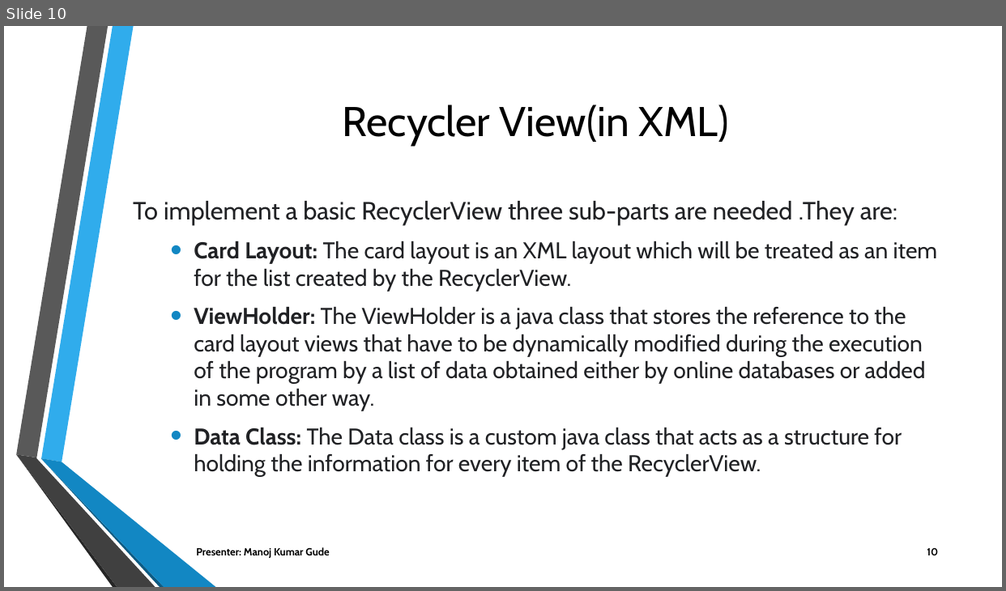
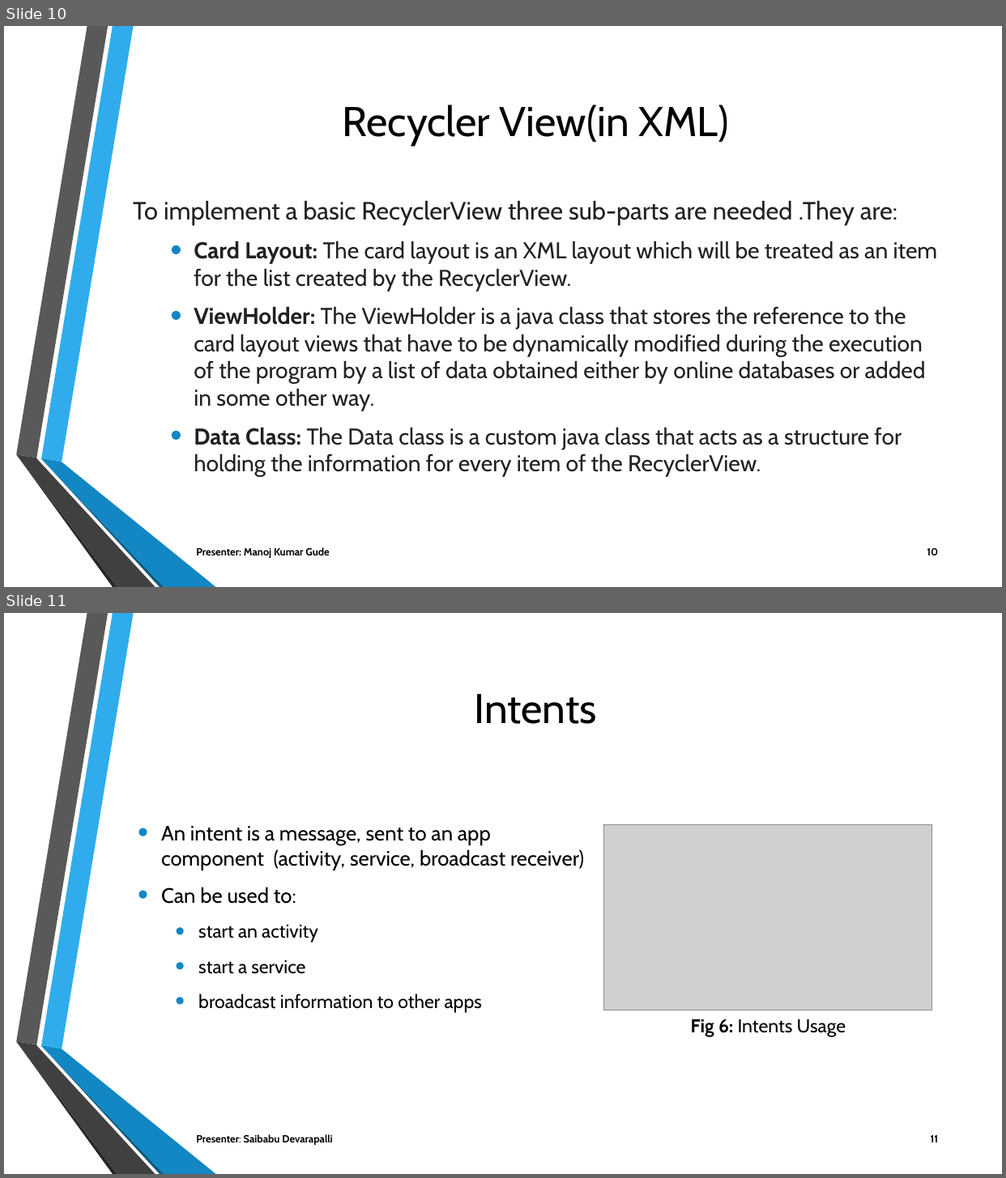
Before and after one commit to Sec03Team05Fall22GDP1/FreebiesforNewbies, a slide deck: Project_Files/Sprint10/FREEBIES FOR NEWBIES Workshop2 (1).pptx. Shown one above the other, each under a label of ours: slide 10 before the commit, slides 10 and 11 after it. The pictures are 1006x591 and 1006x1178 pixels, drawn with LibreOffice and Linux fonts; fonts in the diff are those of the drawing; grey boxes stand for pictures; background and template pictures are left out. Boxes give left, top, right and bottom in pixels: in the first picture for what was removed or moved away, otherwise in the second. Text is boxed around its words. In the diff, an @@ line names an element or a change of style, - is before the commit and + after.

Commit message:
Updated workshop slides on Intents

```diff
--- a/Project_Files/Sprint10/FREEBIES FOR NEWBIES Workshop2 (1).pptx
+++ b/Project_Files/Sprint10/FREEBIES FOR NEWBIES Workshop2 (1).pptx
@@ slide 11 added at box(4, 613, 1002, 1174), background picture (left out); not listed: 6 template elements that a slide beside it also shows @@
@@ title added at box(475, 694, 597, 724), 40 pt, text #000000 @@
+Intents
@@ text added at box(161, 826, 584, 1013), 20 pt, text #000000 @@
+  • An intent is a message, sent to an app component (activity, service, broadcast receiver)
+  • Can be used to:
+    • start an activity
+    • start a service
+    • broadcast information to other apps
@@ picture added at box(603, 825, 931, 1011) @@
@@ text added at box(691, 1020, 846, 1037), 18 pt, text #000000 @@
+Fig 6: Intents Usage
@@ text added at box(196, 1135, 332, 1145), 10 pt, text #000000, bold @@
+Presenter: Saibabu Devarapalli
@@ page number added at box(931, 1135, 938, 1143), 10 pt, text #000000, bold @@
+11
```
Also in this commit, not shown: 3 other slides added.
